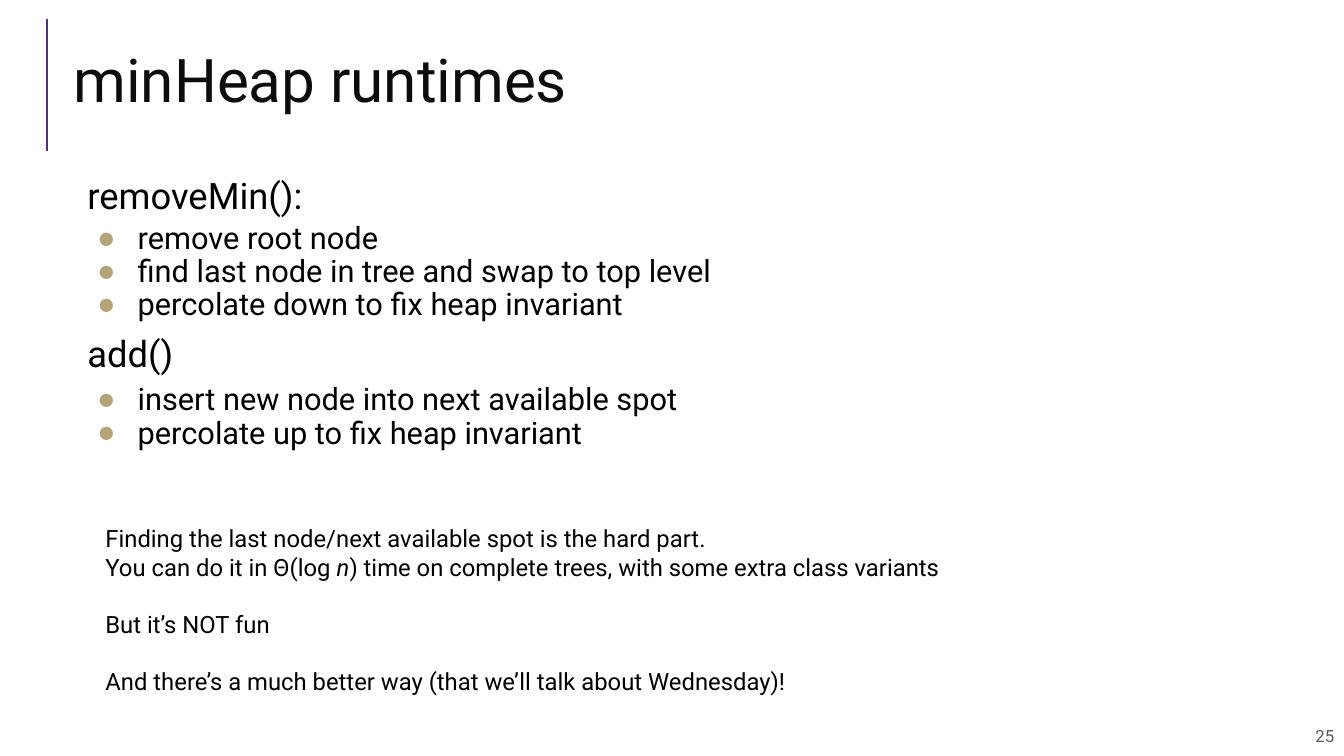
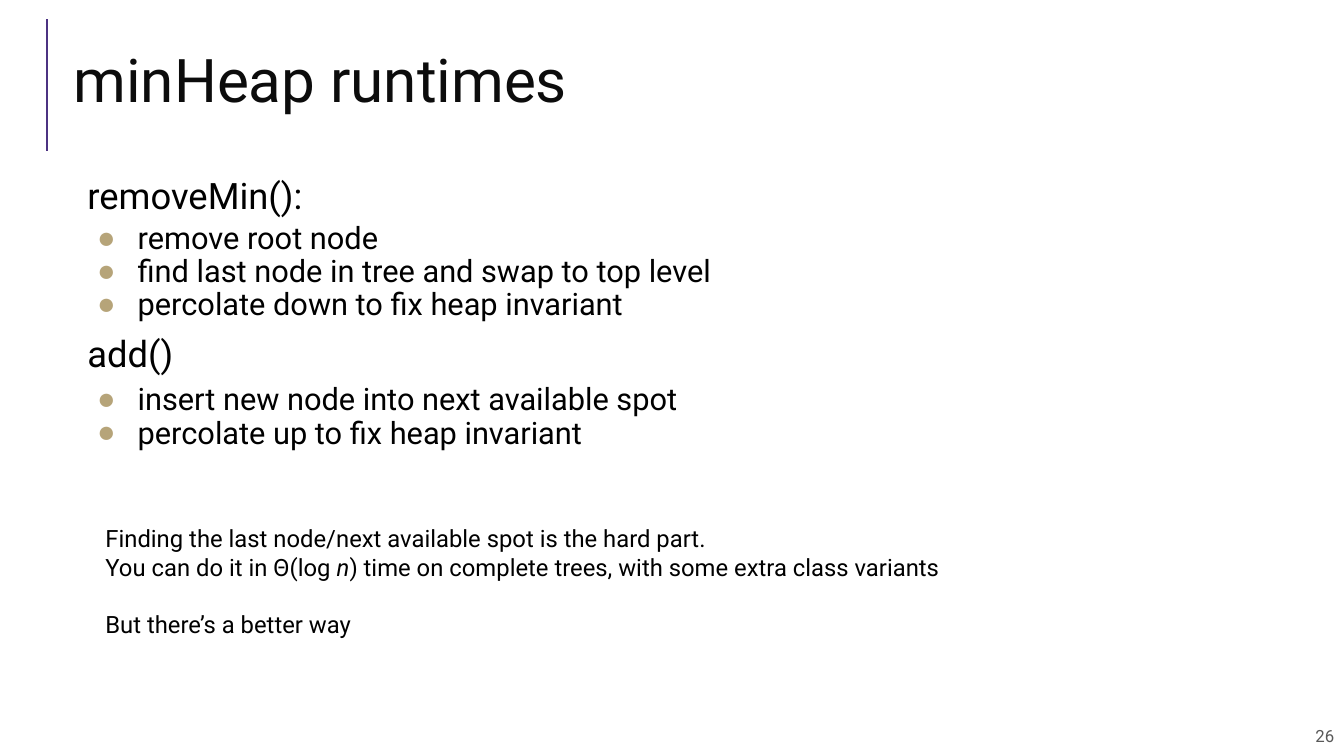
Before and after one commit to guhofstra/CSC111Fa25, a slide deck: slide 26 of PPTs/Lecture 11-heaps.pptx (slide 25 before the commit). Drawn at 1344x756 pixels with LibreOffice and Linux fonts; fonts in the diff are those of the drawing. Boxes give left, top, right and bottom in pixels: in the first picture for what was removed or moved away, otherwise in the second. Text is boxed around its words. In the diff, an @@ line names an element or a change of style, - is before the commit and + after.

```diff
--- a/PPTs/Lecture 11-heaps.pptx
+++ b/PPTs/Lecture 11-heaps.pptx
@@ text at [105,615,351,638]: text changed @@
-But it’s NOT fun
-And there’s a much better way (that we’ll talk about Wednesday)!
+But there’s a better way
@@ page number at [1315,730,1334,742]: text changed @@
-25
+26
```
Also in this commit, not shown: 3 other slides changed, 3 slides added, 2 slides removed, 6 other files.
